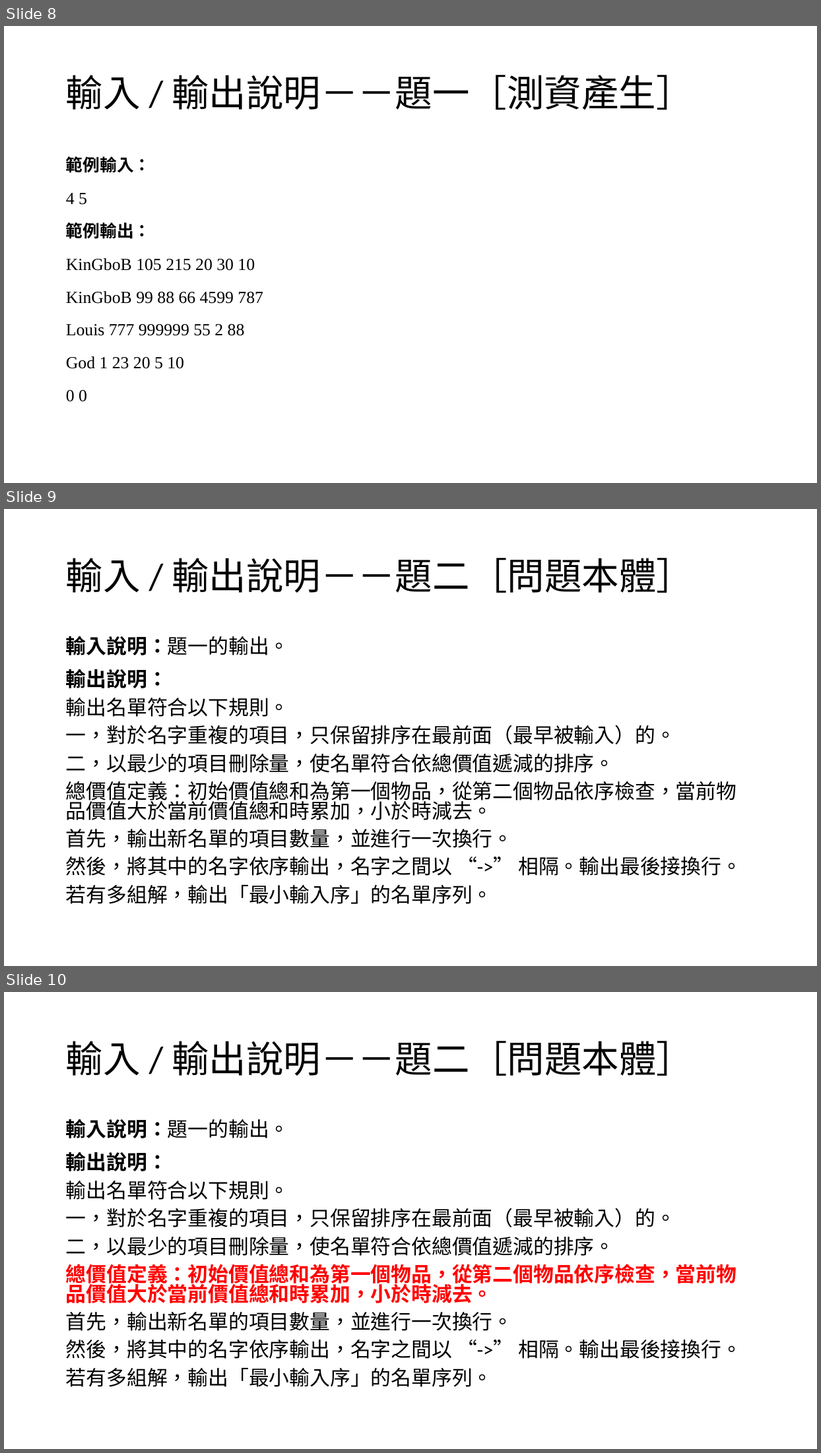
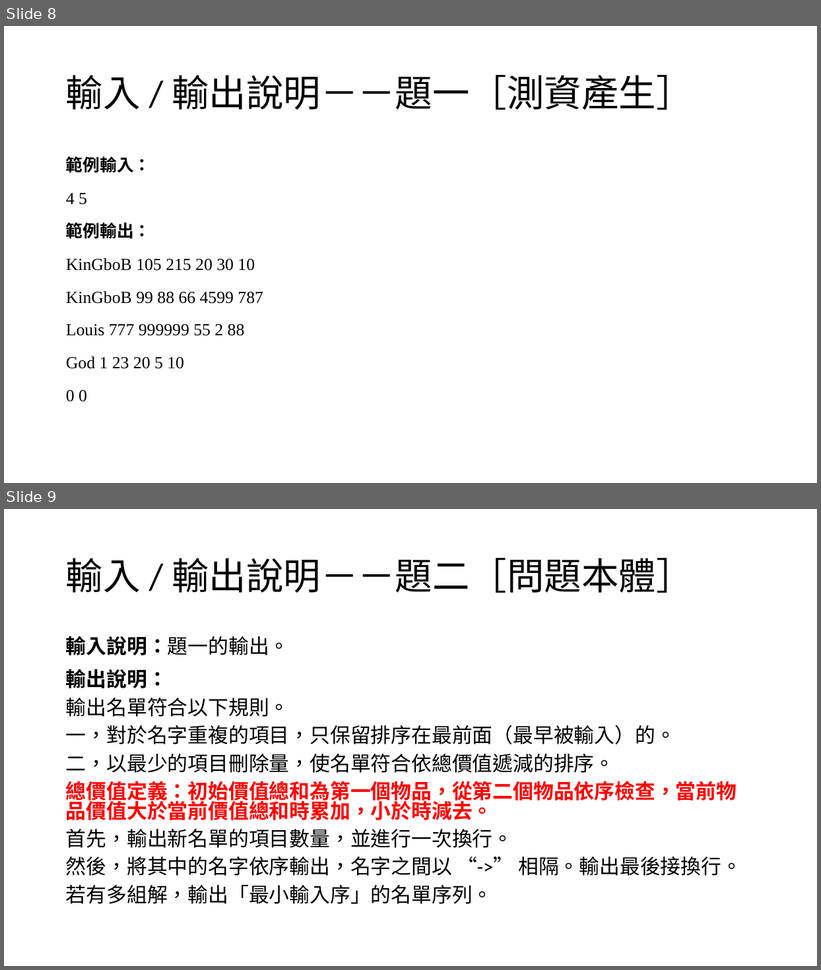
Before and after one commit to louisfghbvc/GenericProgrammingSTL, a slide deck: HW4 應用程式設計/說明.pptx. Shown one above the other, each under a label of ours: slides 8, 9 and 10 before the commit, slides 8 and 9 after it. The pictures are 821x1453 and 821x970 pixels, drawn with LibreOffice and Linux fonts; fonts in the diff are those of the drawing. Boxes give left, top, right and bottom in pixels: in the first picture for what was removed or moved away, otherwise in the second. Text is boxed around its words. In the diff, an @@ line names an element or a change of style, - is before the commit and + after.

Commit message:
ppt微調

```diff
--- a/HW4 應用程式設計/說明.pptx
+++ b/HW4 應用程式設計/說明.pptx
@@ slide 9 removed at (4,509,817,966), background #FFFFFF @@
@@ title removed at (66,558,694,593) @@
-輸入 / 輸出說明－－題二［問題本體］
@@ text removed at (66,636,742,904) @@
-輸入說明：題一的輸出。
-輸出說明：
-輸出名單符合以下規則。
-一，對於名字重複的項目，只保留排序在最前面（最早被輸入）的。
-二，以最少的項目刪除量，使名單符合依總價值遞減的排序。
-總價值定義：初始價值總和為第一個物品，從第二個物品依序檢查，當前物品價值大於當前價值總和時累加，小於時減去。
-首先，輸出新名單的項目數量，並進行一次換行。
-然後，將其中的名字依序輸出，名字之間以 “->” 相隔。輸出最後接換行。
-若有多組解，輸出「最小輸入序」的名單序列。
@@ what was slide 10 is now slide 9 @@
```
